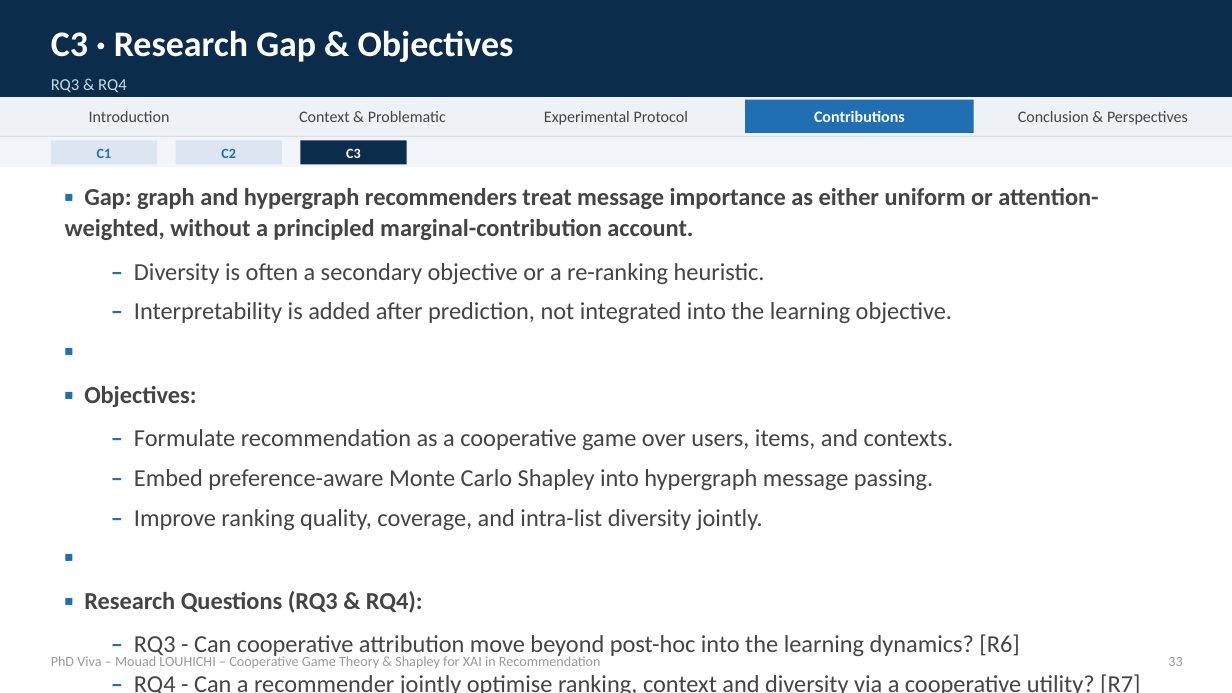
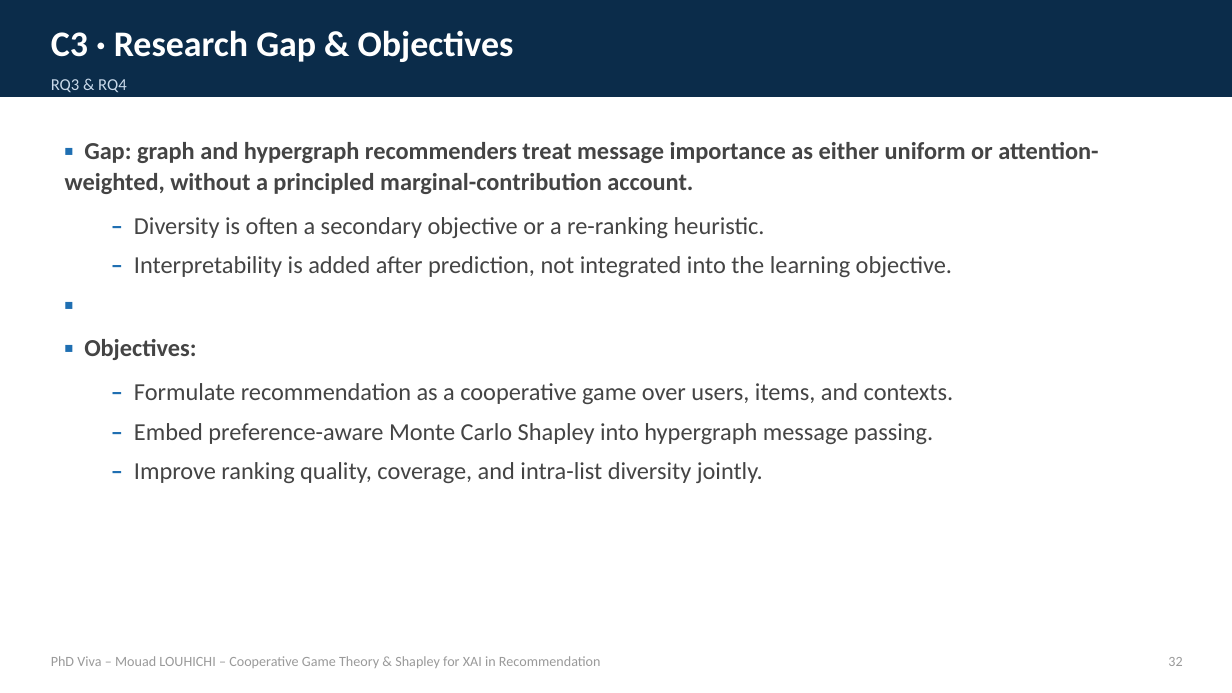
Before and after one commit to mouadlouhichi/phd-prep, a slide deck: slide 39 of viva/MOUAD_LOUHICHI_VIVA.pptx (slide 40 before the commit). Drawn at 1232x693 pixels with LibreOffice and Linux fonts; fonts in the diff are those of the drawing. Boxes give left, top, right and bottom in pixels: in the first picture for what was removed or moved away, otherwise in the second. Text is boxed around its words. In the diff, an @@ line names an element or a change of style, - is before the commit and + after.

Commit message:
Enhance 40-min viva deck (MOUAD_LOUHICHI_VIVA_40min): intro/paper-figure images, data detail, references
- build_colleague_style.py: add _ensure_figs() that generates intro/metrics
  diagrams and EXTRACTS the genuine paper figures (GameXAI workflow, DyHuCoG
  workflow) from the source PDFs into viva/_figs/ for the architecture slides.
- C1 pipeline slide uses the genuine extracted paper workflow figure.
- C3 architecture slide uses the genuine extracted DyHuCoG workflow figure.
- Intro images: motivation (cards slide), actionable insight, research-context
  evolution diagram (two-column layout on content slides).
- Research Context enriched with EU AI Act Art.13 context.
- New 'Dataset Characteristics & Why Each Was Chosen' slide (data detail).
- New 'References' slide (R1-R9: own 3 papers + SHAP/Shapley/hypergraph/EU AI Act).
- Revert the other deck (MOUAD_LOUHICHI_VIVA.pptx + build_presentation.py) to
  baseline, since enhancements belong on the 40-min deck, not the other.

```diff
--- a/viva/MOUAD_LOUHICHI_VIVA.pptx
+++ b/viva/MOUAD_LOUHICHI_VIVA.pptx
@@ rectangle removed at [0, 97, 1232, 136] @@
@@ text removed at [89, 111, 170, 122] @@
-Introduction
@@ text removed at [299, 111, 446, 122] @@
-Context & Problematic
@@ text removed at [544, 111, 688, 125] @@
-Experimental Protocol
@@ rectangle removed at [745, 100, 973, 133] @@
@@ text removed at [814, 110, 905, 122] @@
-Contributions
@@ text removed at [1018, 111, 1188, 125] @@
-Conclusion & Perspectives
@@ rectangle removed at [0, 136, 1232, 138] @@
@@ rectangle removed at [0, 138, 1232, 167] @@
@@ rectangle removed at [51, 140, 157, 165] @@
@@ text "▪ Gap: graph and hypergraph ...": place and size @@
-text "▪ Gap: graph and hypergraph ..." at [65, 188, 1140, 693]
+text "▪ Gap: graph and hypergraph ..." at [65, 142, 1098, 483]
@@ text removed at [97, 148, 112, 158] @@
-C1
@@ rectangle removed at [176, 140, 282, 165] @@
@@ text removed at [221, 148, 236, 158] @@
-C2
@@ rectangle removed at [300, 140, 407, 165] @@
@@ text removed at [346, 148, 361, 158] @@
-C3
@@ text at [84, 591, 1140, 693]: paragraphs removed @@
-▪
-▪ Research Questions (RQ3 & RQ4):
-  – RQ3 - Can cooperative attribution move beyond post-hoc into the learning dynamics? [R6]
-  – RQ4 - Can a recommender jointly optimise ranking, context and diversity via a cooperative utility? [R7]
```
Also in this commit, not shown: 49 other slides changed, 2 slides removed, 3 other files.
